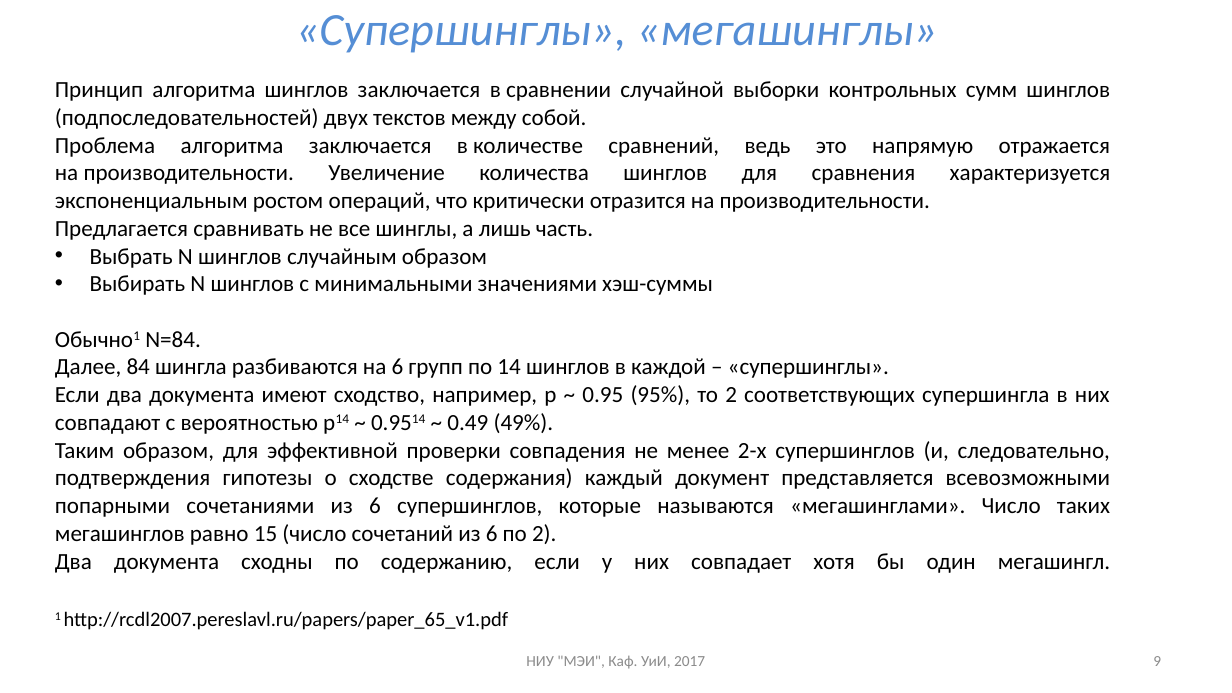
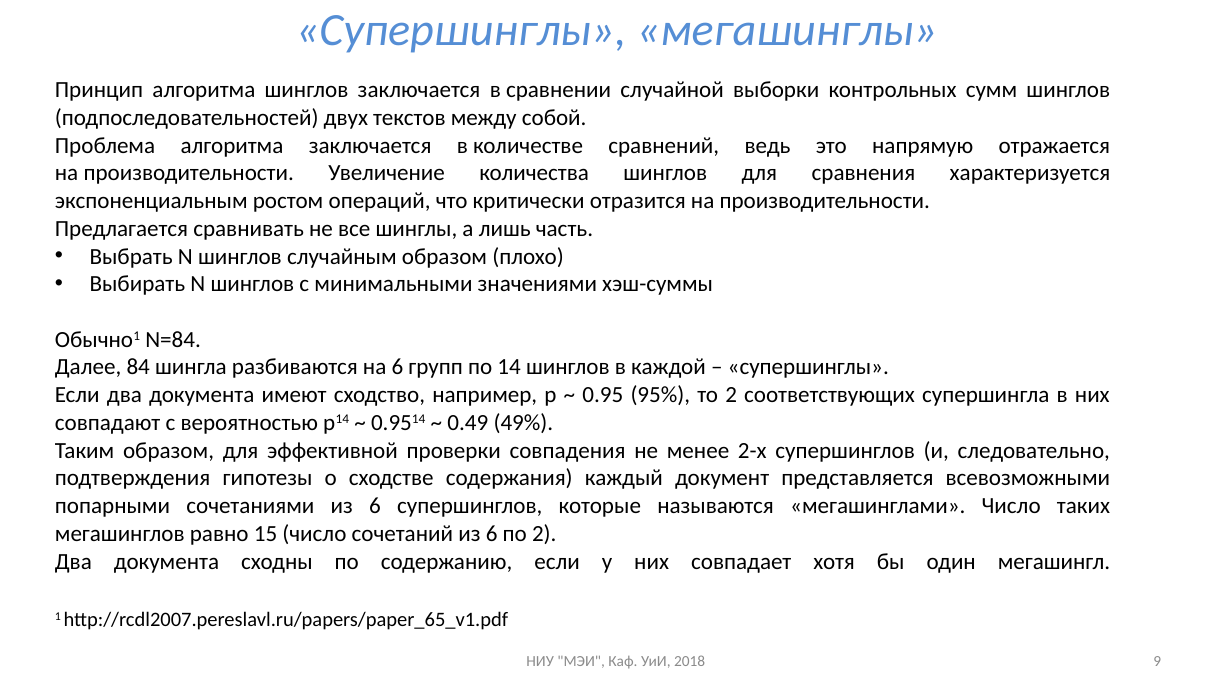
Before and after one commit to uii-mpei/uii-mpei.github.io, a slide deck: slide 9 of study/courses/iis/IIS_lec_7.pptx. Drawn at 1232x693 pixels with LibreOffice and Linux fonts; fonts in the diff are those of the drawing. Boxes give left, top, right and bottom in pixels: in the first picture for what was removed or moved away, otherwise in the second. Text is boxed around its words. In the diff, an @@ line names an element or a change of style, - is before the commit and + after.

```diff
--- a/study/courses/iis/IIS_lec_7.pptx
+++ b/study/courses/iis/IIS_lec_7.pptx
@@ text at (x1=90, y1=247, x2=563, y2=268): text changed @@
-• Выбрать N шинглов случайным образом
+• Выбрать N шинглов случайным образом (плохо)
@@ text at (x1=526, y1=655, x2=705, y2=669): text changed @@
-НИУ "МЭИ", Каф. УиИ, 2017
+НИУ "МЭИ", Каф. УиИ, 2018
```
Also in this commit, not shown: 19 other slides changed, 4 other files.
